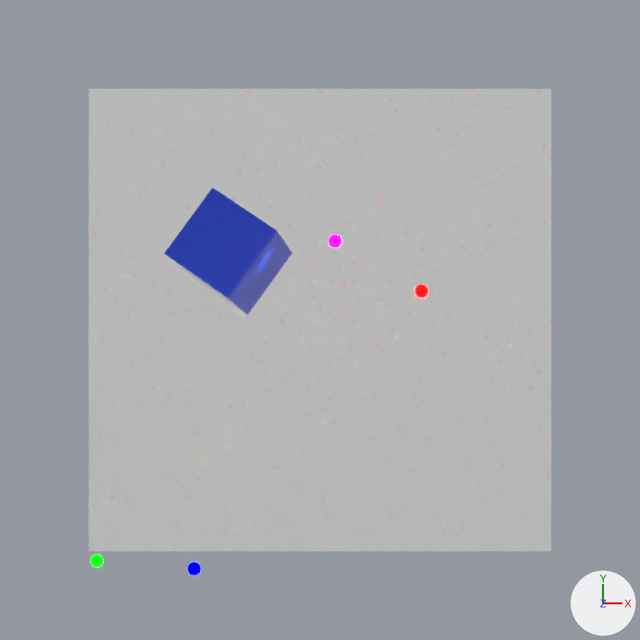
Two versions of the Blender file ps2/ps2.blend, one commit apart.
The view is the same before and after, from the file's camera 'Camera'. Every picture has the same lights, and +X, +Y and +Z are marked at lower right.

Objects in the first picture: 'Cube', 'Grid.001', 'orb blue', 'orb ping', 'orb red'.
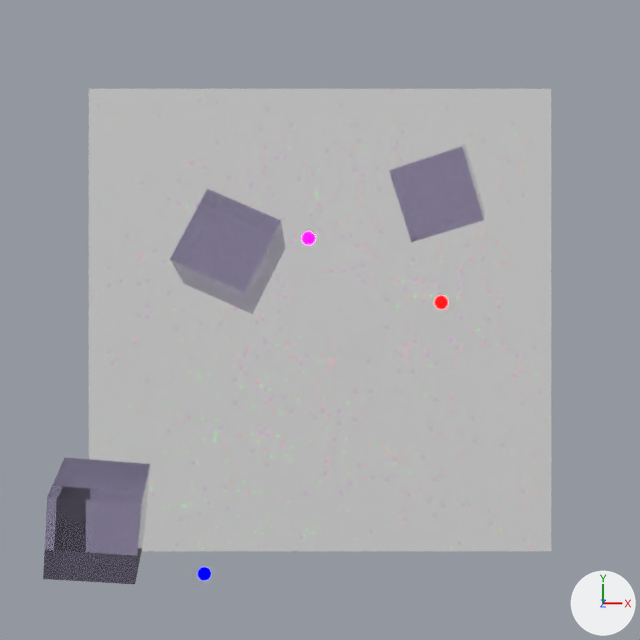
Where the change shows, as pixel boxes (x1, y1, x2, y2) in the pictures (640 x 640 px):
'Cube.002', added
    after: (43, 458, 150, 584)
'Cube', recoloured, turned (blue to purple)
    before: (164, 188, 292, 315)
    after: (170, 189, 286, 314)
'Cube.003', added (purple)
    after: (389, 144, 485, 242)
'orb red', moved
    before: (415, 284, 428, 297)
    after: (435, 296, 448, 309)
'orb ping', moved
    before: (329, 235, 341, 247)
    after: (302, 232, 315, 245)
'orb blue', moved
    before: (188, 562, 201, 575)
    after: (198, 567, 211, 580)

Patch to the scene script:
```diff
--- a/ps2/ps2.blend.py
+++ b/ps2/ps2.blend.py
@@ mat_material_001 @@
 mat_material_001 = principled_material('Material.001')
-mat_material_001.base_color = (0.0131, 0.0621, 0.799)  # blue #1e46e7
+mat_material_001.base_color = (0.391, 0.344, 0.533)  # purple #a89ec1
 mat_material_001.roughness = 0.0
@@ ob_cube @@
 ob_cube.location = (-1.13, 0.84, 8.0)
-ob_cube.rotation_euler = (-1.496, 2.901, -0.602)  # degrees (-86, 166, -34)
+ob_cube.rotation_euler = (-1.348, 3.017, -0.419)  # degrees (-77, 173, -24)
 ob_cube.scale = (0.5, 0.5, 0.5)
@@ ob_orb_blue @@
 ob_orb_blue = bpy.data.objects.new('orb blue', me_sphere_001)
-ob_orb_blue.location = (-1.93, -3.81, 5.6)
+ob_orb_blue.location = (-1.77, -3.89, 5.6)
 ob_orb_blue.visible_diffuse = False
@@ ob_orb_ping @@
 ob_orb_ping = bpy.data.objects.new('orb ping', me_sphere_002)
-ob_orb_ping.location = (0.23, 1.21, 5.6)
+ob_orb_ping.location = (-0.18, 1.25, 5.6)
@@ ob_orb_red @@
 ob_orb_red = bpy.data.objects.new('orb red', me_sphere_003)
-ob_orb_red.location = (1.56, 0.44, 5.6)
+ob_orb_red.location = (1.86, 0.27, 5.6)
@@ ob_cube_003 @@
+ob_cube_003 = bpy.data.objects.new('Cube.003', me_cube_001.copy())  # the mesh of ob_cube
+ob_cube_003.location = (1.63, 1.76, 7.0)
+ob_cube_003.rotation_euler = (-2.599, 1.867, -2.297)  # degrees (-149, 107, -132)
+ob_cube_003.scale = (0.5, 0.5, 0.5)
@@ ob_cube_002 @@
+ob_cube_002 = bpy.data.objects.new('Cube.002', me_cube_001.copy())  # the mesh of ob_cube
+ob_cube_002.location = (-2.54, -2.29, 9.0)
+ob_cube_002.rotation_euler = (-3.267, 0.266, -1.7)  # degrees (-187, 15, -97)
+ob_cube_002.scale = (0.5, 0.5, 0.5)
```
